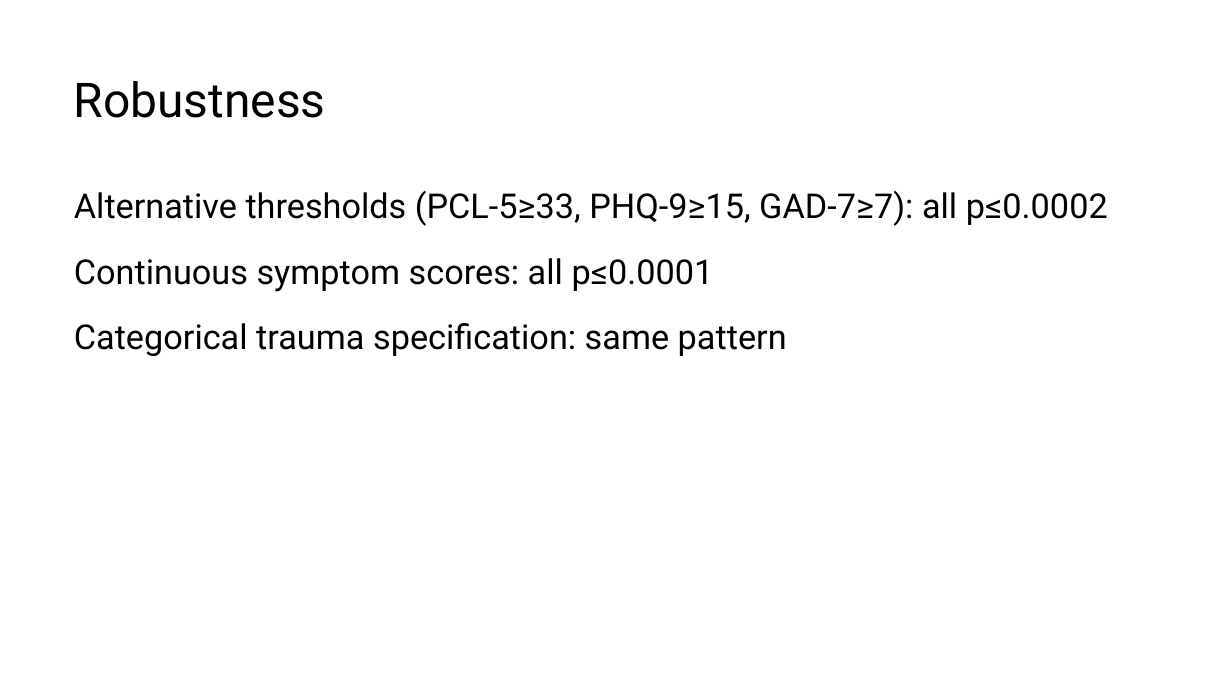
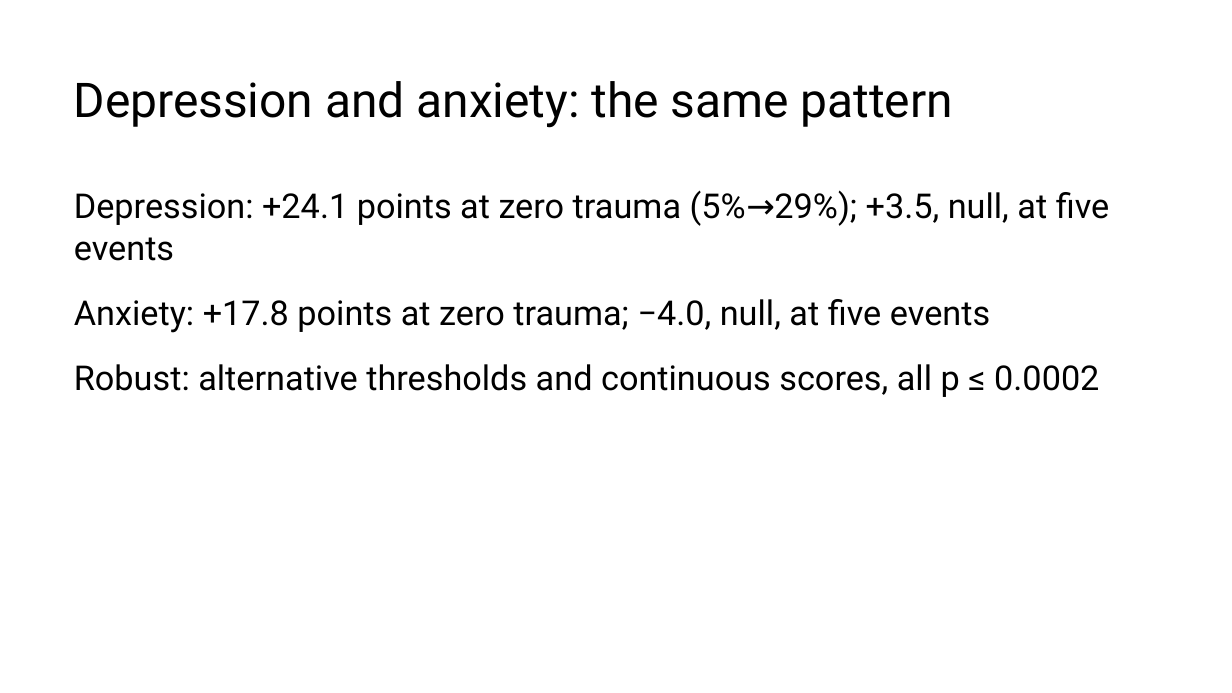
Before and after one commit to MrMoh19/speechify-personal, a slide deck: slide 16 of projects/marvin-stress-trauma/istss_trauma_saturation.pptx (slide 13 before the commit). Drawn at 1232x693 pixels with LibreOffice and Linux fonts; fonts in the diff are those of the drawing. Boxes give left, top, right and bottom in pixels: in the first picture for what was removed or moved away, otherwise in the second. Text is boxed around its words. In the diff, an @@ line names an element or a change of style, - is before the commit and + after.

```diff
--- a/projects/marvin-stress-trauma/istss_trauma_saturation.pptx
+++ b/projects/marvin-stress-trauma/istss_trauma_saturation.pptx
@@ text at (x1=74, y1=81, x2=953, y2=128): text changed @@
-Robustness
+Depression and anxiety: the same pattern
@@ text at (x1=74, y1=190, x2=1110, y2=397): text changed @@
-Alternative thresholds (PCL-5≥33, PHQ-9≥15, GAD-7≥7): all p≤0.0002
-Continuous symptom scores: all p≤0.0001
-Categorical trauma specification: same pattern
+Depression: +24.1 points at zero trauma (5%→29%); +3.5, null, at five events
+Anxiety: +17.8 points at zero trauma; −4.0, null, at five events
+Robust: alternative thresholds and continuous scores, all p ≤ 0.0002
```
Also in this commit, not shown: 5 other slides changed, 5 slides added, 1 slide removed, 1 other file.
